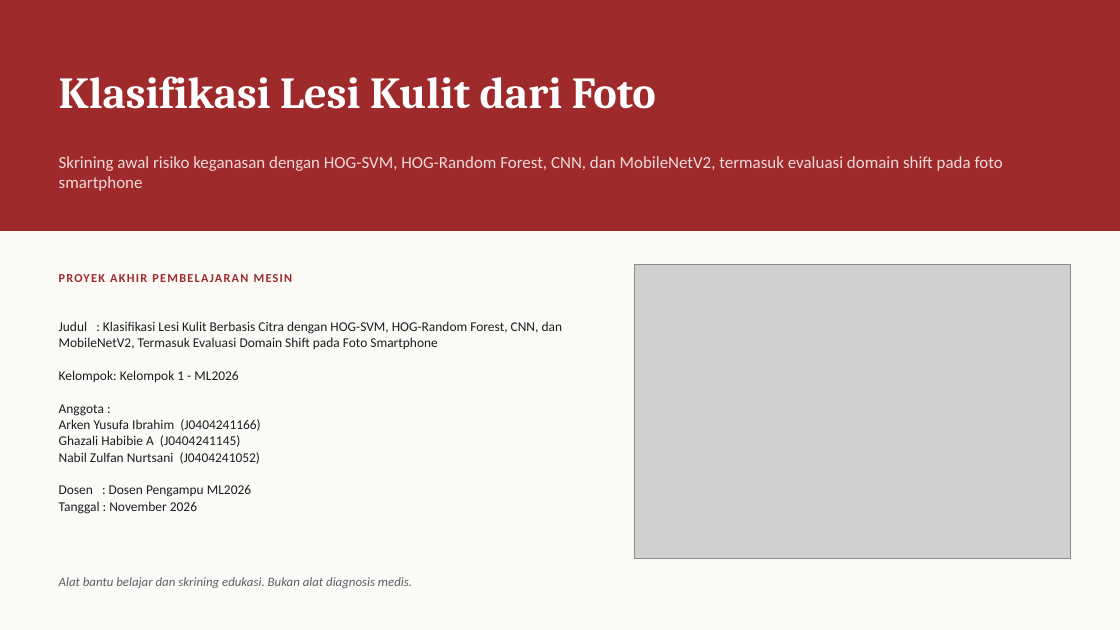
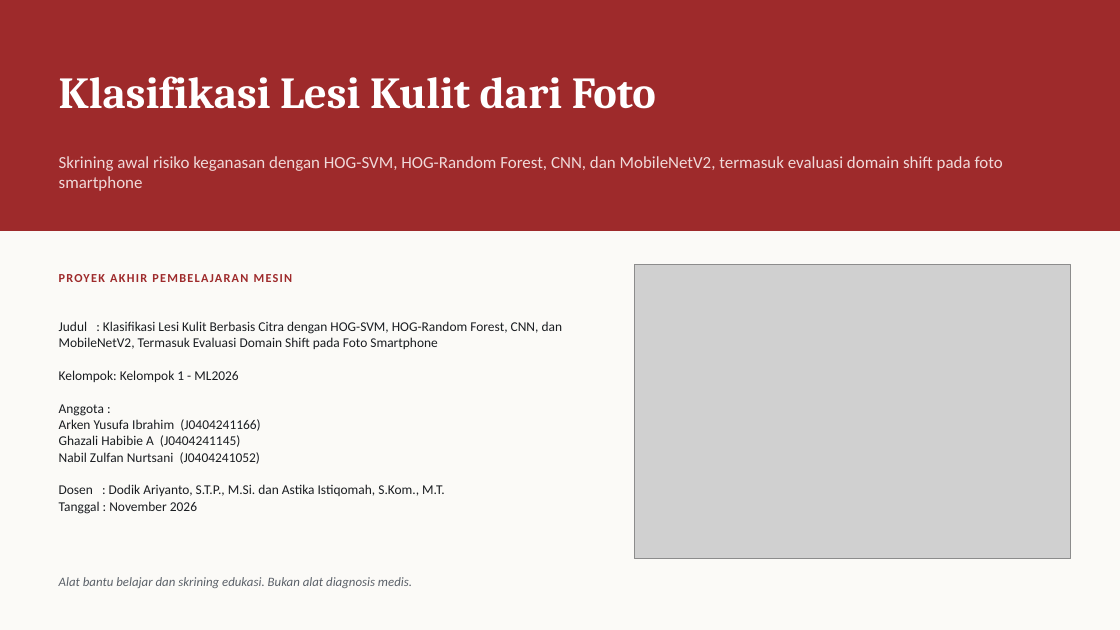
Before and after one commit to Grenaydinkamil/ProjectForestry_ML2026_Mendekteksi_Lesi_Kulit, a slide deck: slide 1 of docs/PPT_Laporan_Project.pptx. Drawn at 1120x630 pixels with LibreOffice and Linux fonts; fonts in the diff are those of the drawing; grey boxes stand for pictures. Boxes give left, top, right and bottom in pixels: in the first picture for what was removed or moved away, otherwise in the second. Text is boxed around its words. In the diff, an @@ line names an element or a change of style, - is before the commit and + after.

```diff
--- a/docs/PPT_Laporan_Project.pptx
+++ b/docs/PPT_Laporan_Project.pptx
@@ text at box(59, 484, 444, 496): text changed @@
-Dosen : Dosen Pengampu ML2026
+Dosen : Dodik Ariyanto, S.T.P., M.Si. dan Astika Istiqomah, S.Kom., M.T.
```
Also in this commit, not shown: 2 other slides changed, 16 other files.
